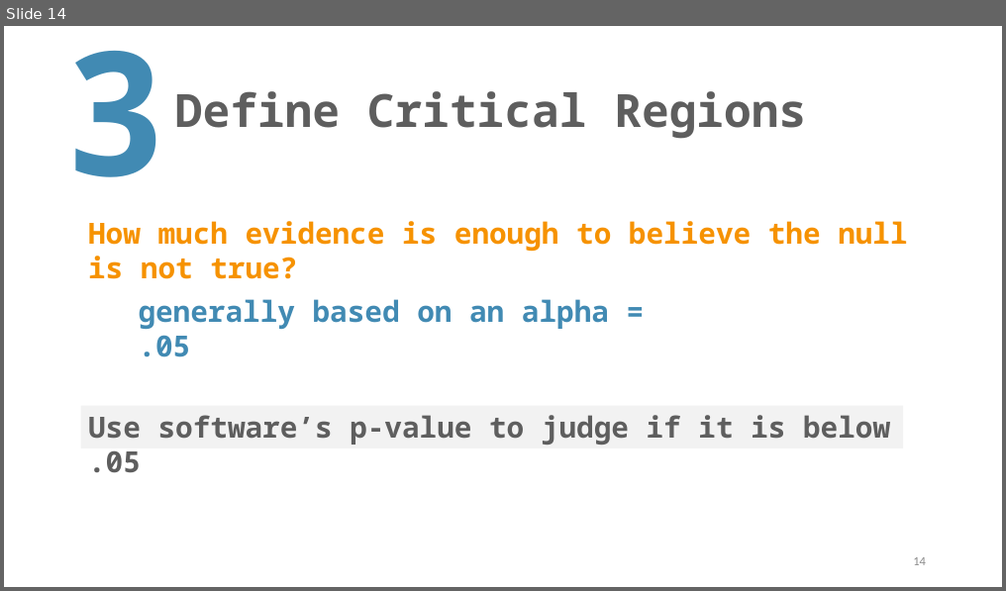
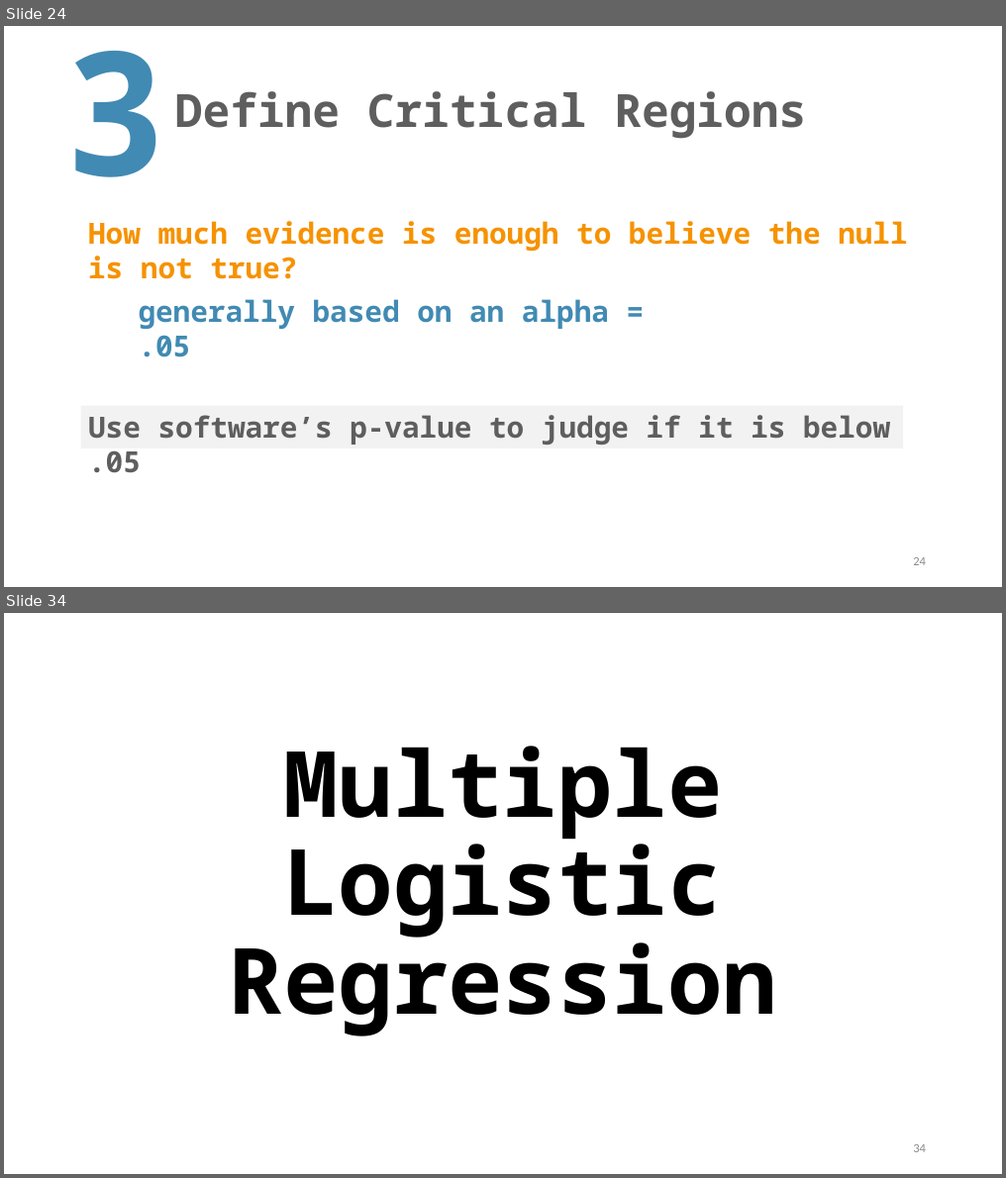
Before and after one commit to TysonStanley/EDU-6050, a slide deck: Slides/11_EDUC_6050_2018.pptx. Shown one above the other, each under a label of ours: slide 14 before the commit, slides 24 and 34 after it; the slides between them are not shown. The pictures are 1006x591 and 1006x1178 pixels, drawn with LibreOffice and Linux fonts; fonts in the diff are those of the drawing. Boxes give left, top, right and bottom in pixels: in the first picture for what was removed or moved away, otherwise in the second. Text is boxed around its words. In the diff, an @@ line names an element or a change of style, - is before the commit and + after.

```diff
--- a/Slides/11_EDUC_6050_2018.pptx
+++ b/Slides/11_EDUC_6050_2018.pptx
@@ slide 34 added at (x1=4, y1=613, x2=1002, y2=1174), background #FFFFFF @@
@@ title added at (x1=229, y1=746, x2=777, y2=1037), 88 pt, text #000000, bold @@
+Multiple
+Logistic Regression
@@ page number added at (x1=913, y1=1145, x2=926, y2=1153), 12 pt, text #8C8C8C @@
+34
@@ what was slide 14 is now slide 24 @@
@@ page number at (x1=913, y1=558, x2=926, y2=566): text changed @@
-14
+24
```
Also in this commit, not shown: 11 slides changed, 36 other slides added, 8 slides removed, 3 other files.
